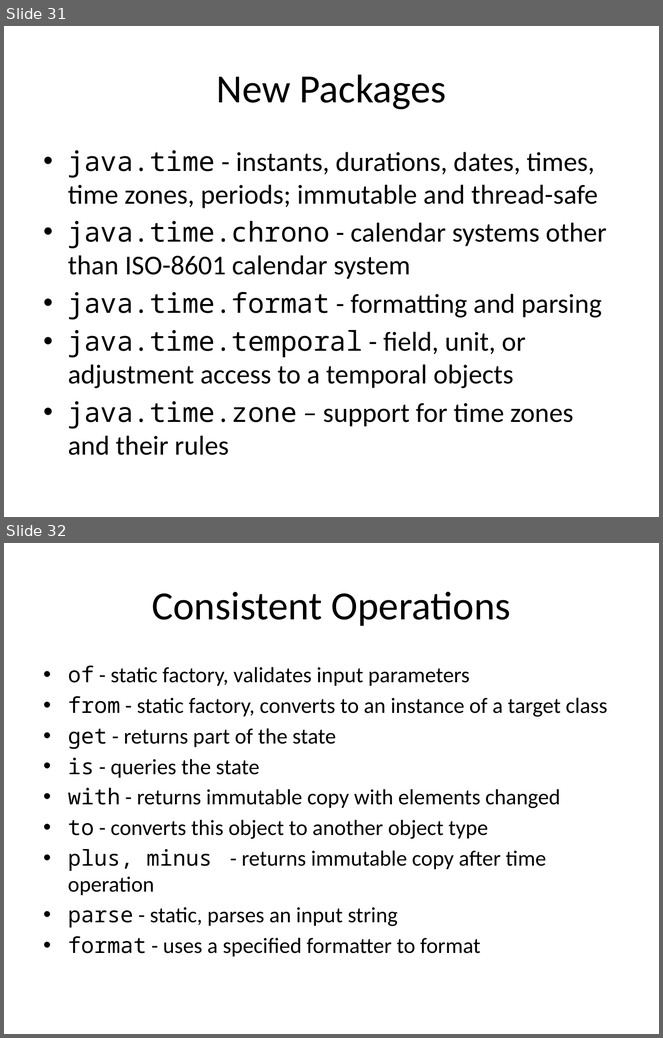
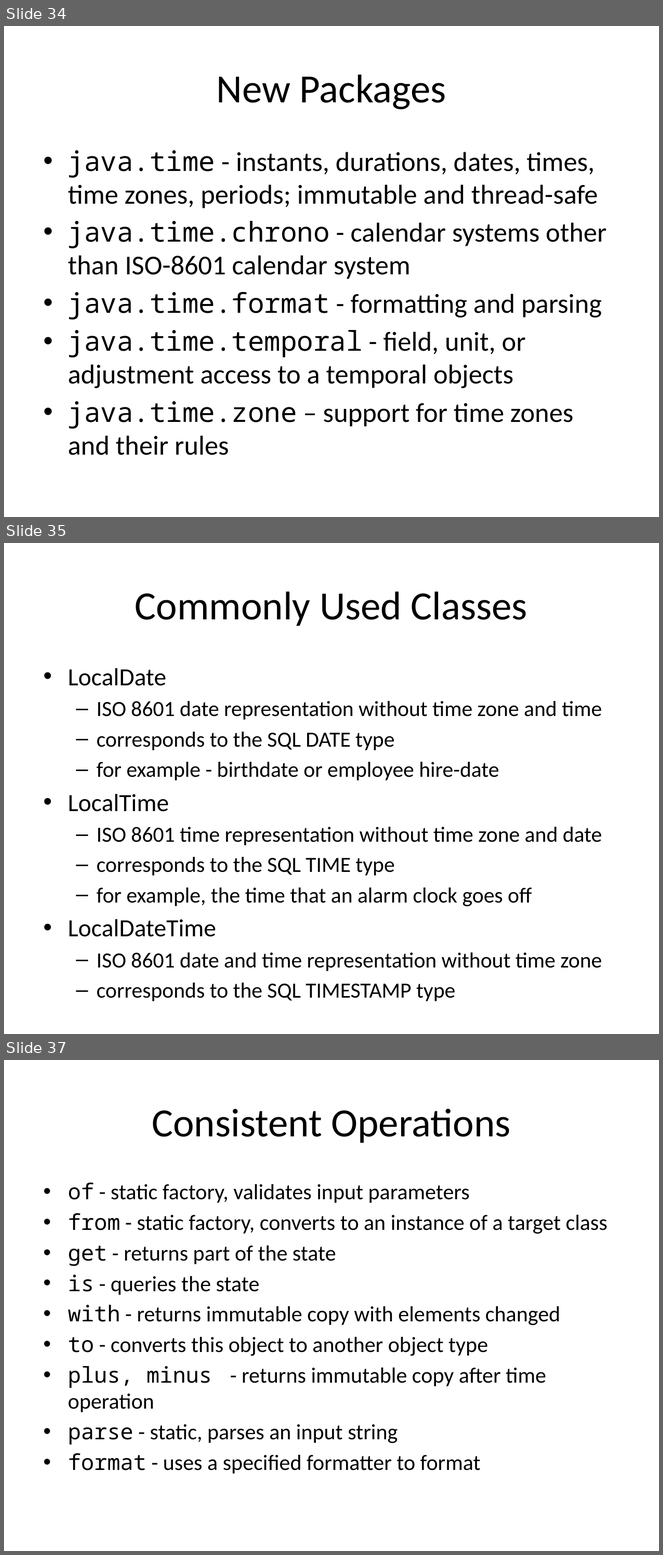
Before and after one commit to sualeh/make-a-date, a slide deck: Java 8 Date and Time API.pptx. Shown one above the other, each under a label of ours: slides 31 and 32 before the commit, slides 34, 35 and 37 after it; the slides between them are not shown. The pictures are 663x1038 and 663x1555 pixels, drawn with LibreOffice and Linux fonts; fonts in the diff are those of the drawing. Boxes give left, top, right and bottom in pixels: in the first picture for what was removed or moved away, otherwise in the second. Text is boxed around its words. In the diff, an @@ line names an element or a change of style, - is before the commit and + after.

```diff
--- a/Java 8 Date and Time API.pptx
+++ b/Java 8 Date and Time API.pptx
@@ slide 35 added at box(4, 543, 659, 1034), background #FFFFFF @@
@@ title added at box(135, 591, 528, 626), 44 pt, text #000000 @@
+Commonly Used Classes
@@ text added at box(68, 668, 603, 971), 23.8 pt, text #000000 @@
+• LocalDate
+  – ISO 8601 date representation without time zone and time
+  – corresponds to the SQL DATE type
+  – for example - birthdate or employee hire-date
+• LocalTime
+  – ISO 8601 time representation without time zone and date
+  – corresponds to the SQL TIME type
+  – for example, the time that an alarm clock goes off
+• LocalDateTime
+  – ISO 8601 date and time representation without time zone
+  – corresponds to the SQL TIMESTAMP type
@@ what was slide 31 is now slide 34 @@
@@ what was slide 32 is now slide 37 @@
```
Also in this commit, not shown: 13 slides changed, 8 other slides added, 3 slides removed, 1 other file.
